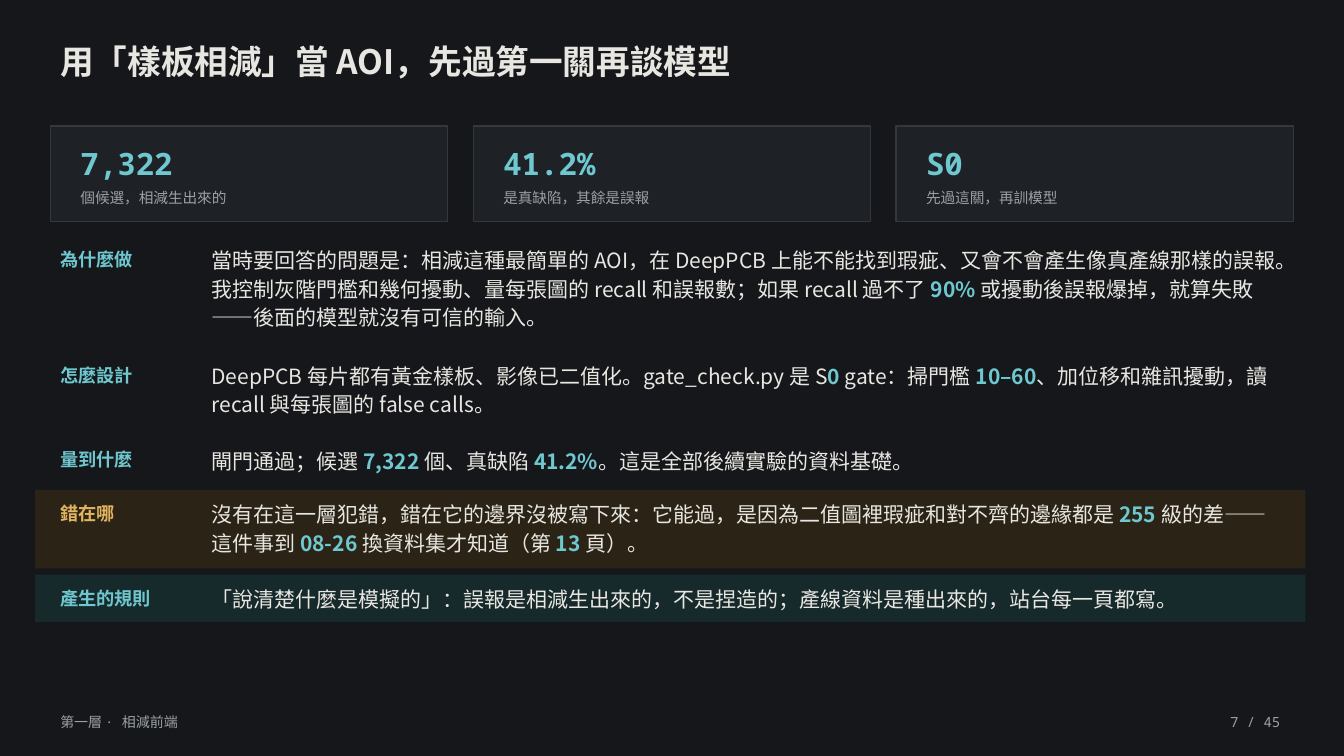
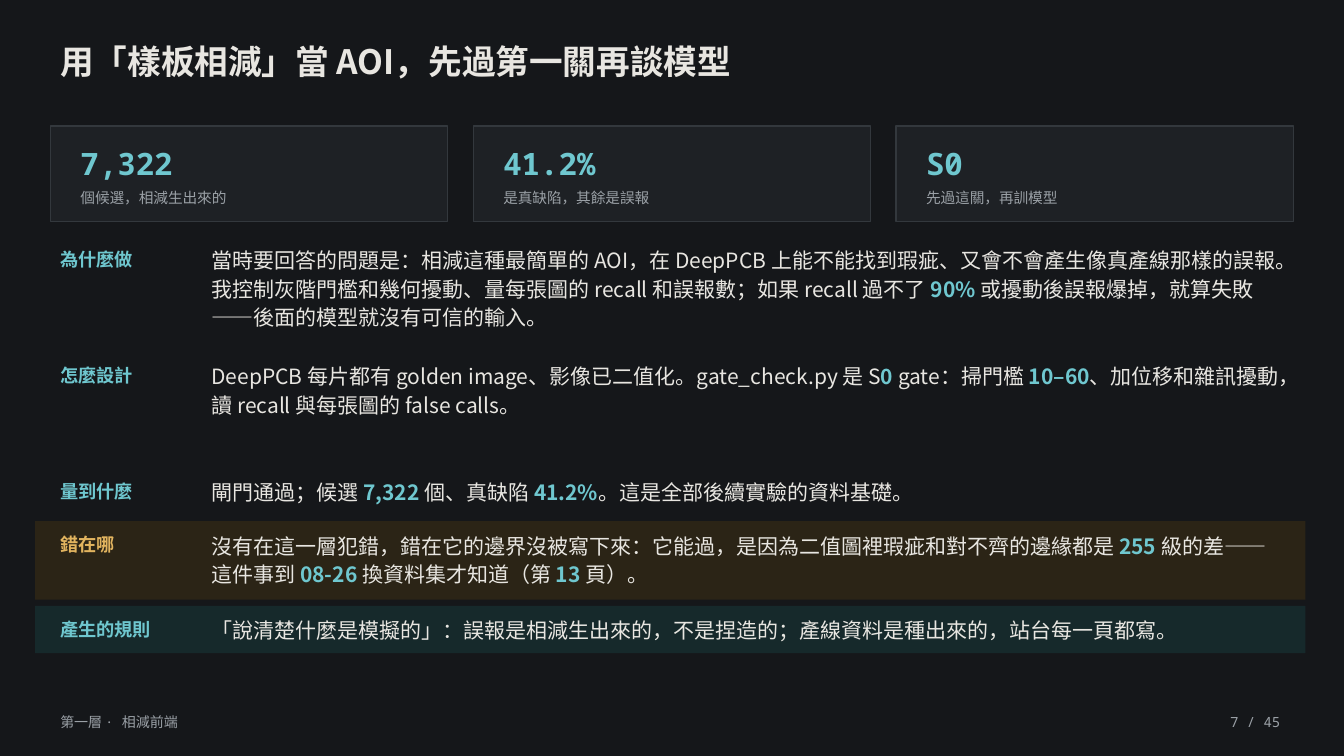
Before and after one commit to lin891020/aoi-agent, a slide deck: slide 7 of docs/deck/aoi-agent-journey.zh-TW.pptx. Drawn at 1344x756 pixels with LibreOffice and Linux fonts; fonts in the diff are those of the drawing. Boxes give left, top, right and bottom in pixels: in the first picture for what was removed or moved away, otherwise in the second. Text is boxed around its words. In the diff, an @@ line names an element or a change of style, - is before the commit and + after.

```diff
--- a/docs/deck/aoi-agent-journey.zh-TW.pptx
+++ b/docs/deck/aoi-agent-journey.zh-TW.pptx
@@ text at (211,366,1300,415): text changed @@
-DeepPCB 每片都有黃金樣板、影像已二值化。gate_check.py 是 S0 gate：掃門檻 10–60、加位移和雜訊擾動，讀 recall 與每張圖的 false calls。
+DeepPCB 每片都有 golden image、影像已二值化。gate_check.py 是 S0 gate：掃門檻 10–60、加位移和雜訊擾動，讀 recall 與每張圖的 false calls。
@@ 6 texts, 2 rectangles: place and size @@
-6 texts, 2 rectangles at (35,450,1306,622)
+6 texts, 2 rectangles at (35,482,1306,653)
```
Also in this commit, not shown: 2 other slides changed, 7 other files.
